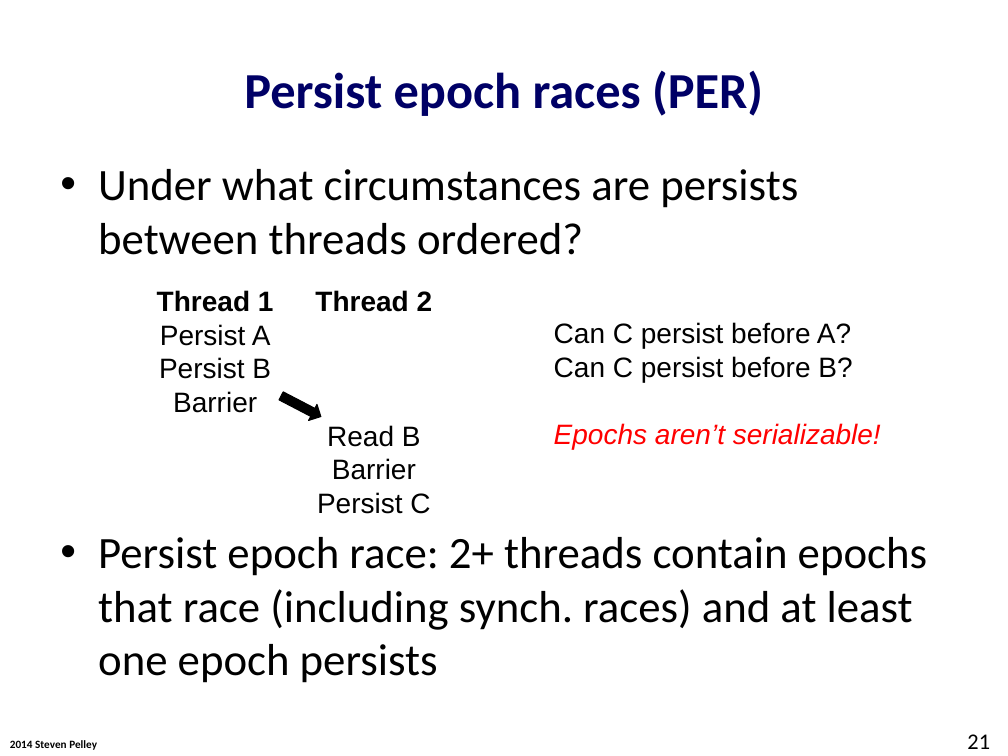
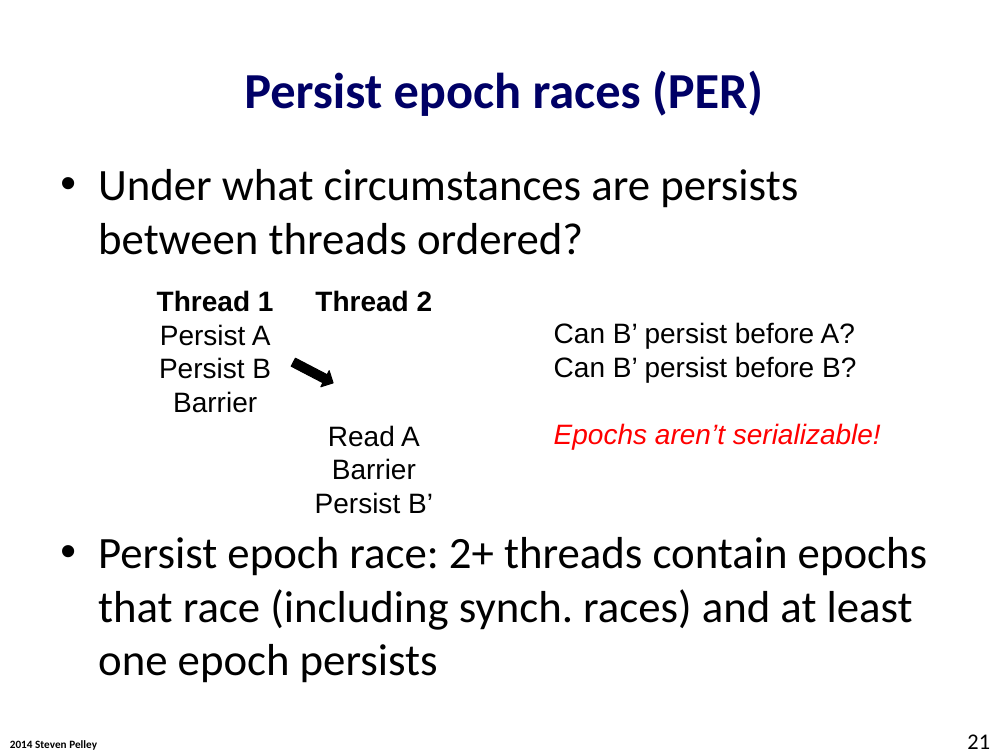
Before and after one commit to Abulila/dissertation, a slide deck: slide 21 of proposal/defense.pptx. Drawn at 1008x756 pixels with LibreOffice and Linux fonts; fonts in the diff are those of the drawing; background and template pictures are left out. Boxes give left, top, right and bottom in pixels: in the first picture for what was removed or moved away, otherwise in the second. Text is boxed around its words. In the diff, an @@ line names an element or a change of style, - is before the commit and + after.

```diff
--- a/proposal/defense.pptx
+++ b/proposal/defense.pptx
@@ text at (554,322,856,382): text changed @@
-Can C persist before A?
-Can C persist before B?
+Can B’ persist before A?
+Can B’ persist before B?
@@ right arrow: place and size @@
-right arrow at (277,388,325,425)
+right arrow at (289,354,337,391)
@@ text at (328,425,420,447): text changed @@
-Read B
+Read A
@@ text at (315,492,433,514): text changed @@
-Persist C
+Persist B’
```
Also in this commit, not shown: 8 other slides changed, 1 slide added.
